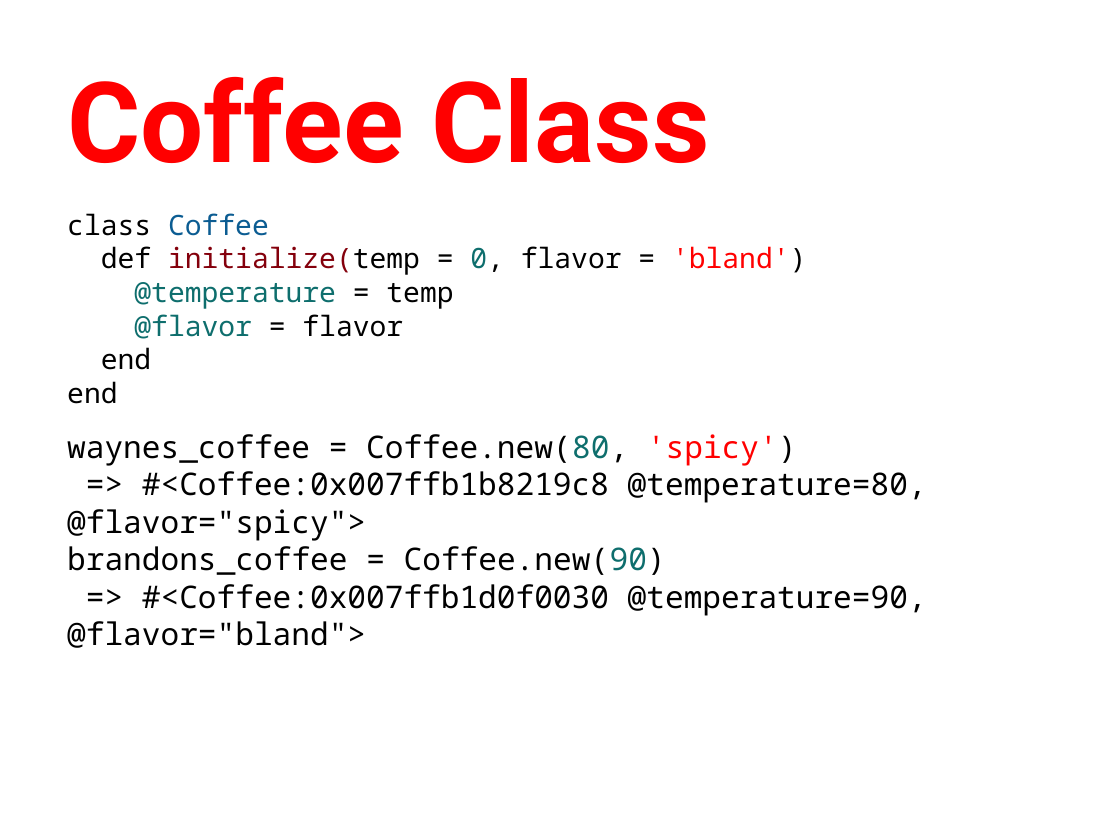
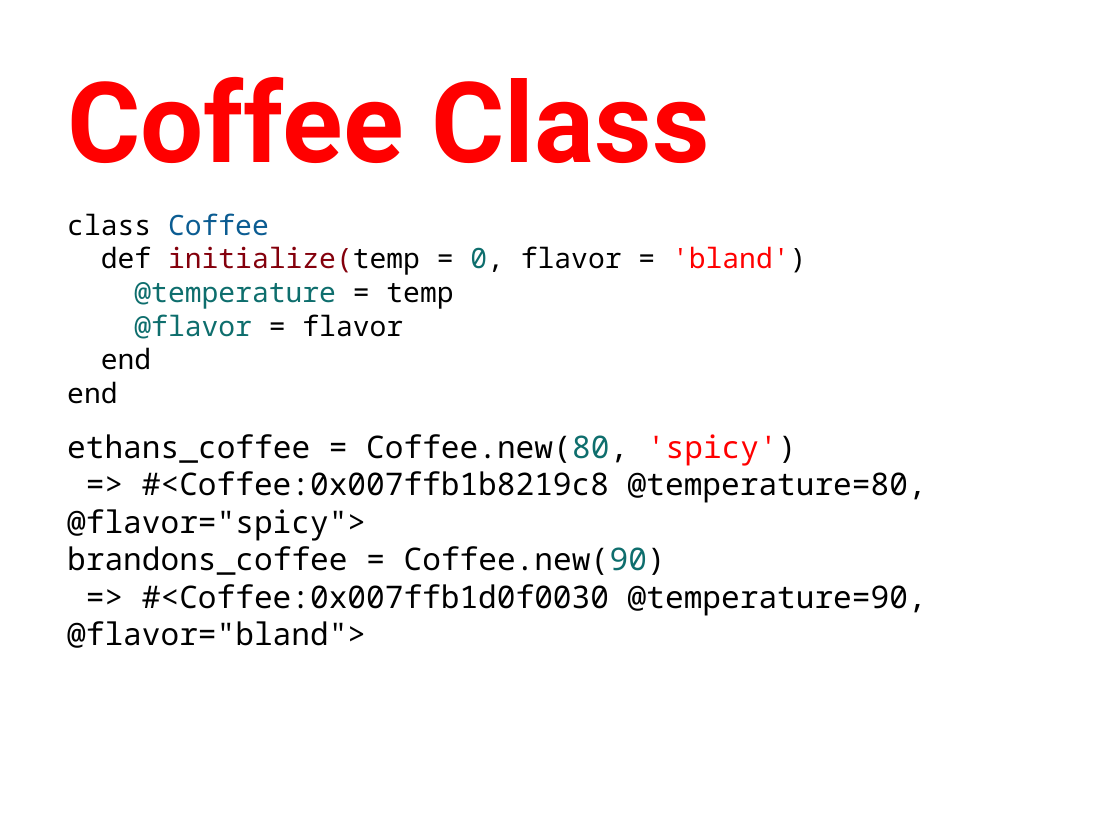
Before and after one commit to humanitiesprogramming/slides, a slide deck: slide 15 of HILT - Programming Concepts III.pptx. Drawn at 1120x840 pixels with LibreOffice and Linux fonts; fonts in the diff are those of the drawing. Boxes give left, top, right and bottom in pixels: in the first picture for what was removed or moved away, otherwise in the second. Text is boxed around its words. In the diff, an @@ line names an element or a change of style, - is before the commit and + after.

Commit message:
adds user class example

```diff
--- a/HILT - Programming Concepts III.pptx
+++ b/HILT - Programming Concepts III.pptx
@@ text at (x1=67, y1=434, x2=797, y2=466): text changed @@
-waynes_coffee = Coffee.new(80, 'spicy')
+ethans_coffee = Coffee.new(80, 'spicy')
```
Also in this commit, not shown: 3 slides removed, 5 other files.
